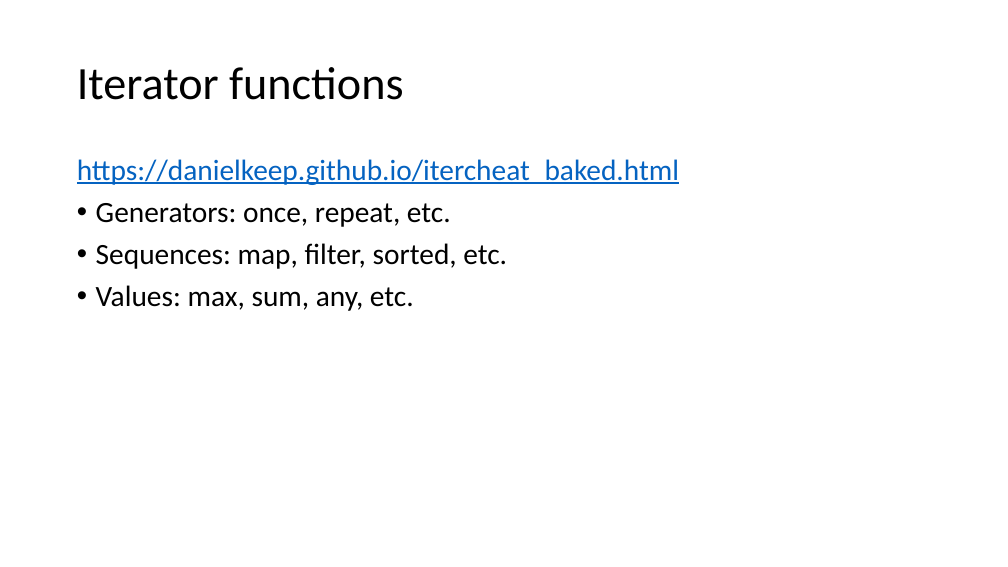
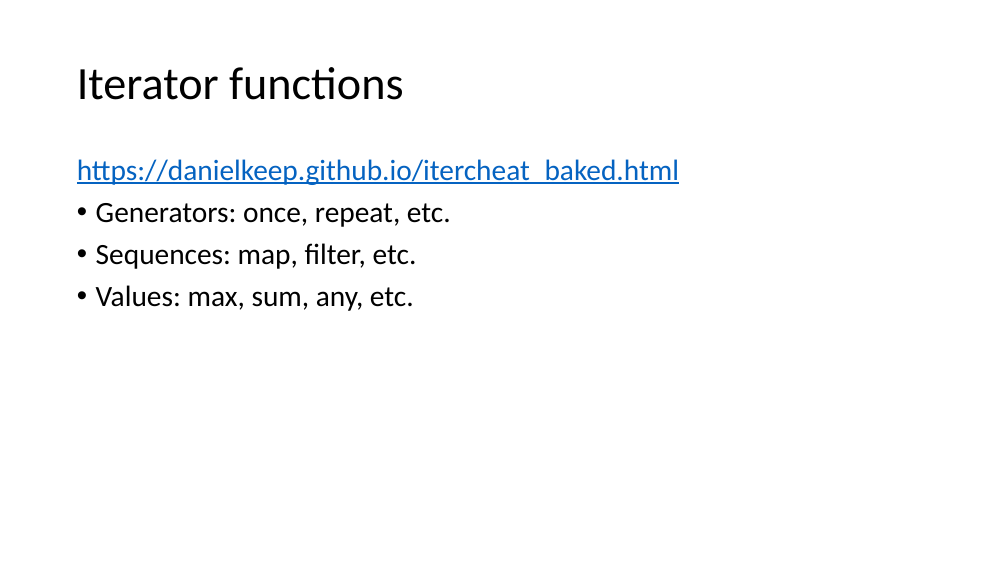
Before and after one commit to kugushev/course-rust-basics, a slide deck: slide 9 of src/07-DailyNeeds/07-DailyNeeds.pptx. Drawn at 1008x567 pixels with LibreOffice and Linux fonts; fonts in the diff are those of the drawing. Boxes give left, top, right and bottom in pixels: in the first picture for what was removed or moved away, otherwise in the second. Text is boxed around its words. In the diff, an @@ line names an element or a change of style, - is before the commit and + after.

```diff
--- a/src/07-DailyNeeds/07-DailyNeeds.pptx
+++ b/src/07-DailyNeeds/07-DailyNeeds.pptx
@@ text at (96,243,417,269): text changed @@
-• Sequences: map, filter, sorted, etc.
+• Sequences: map, filter, etc.
```
Also in this commit, not shown: 1 other slide changed, 1 slide added, 1 other file.
